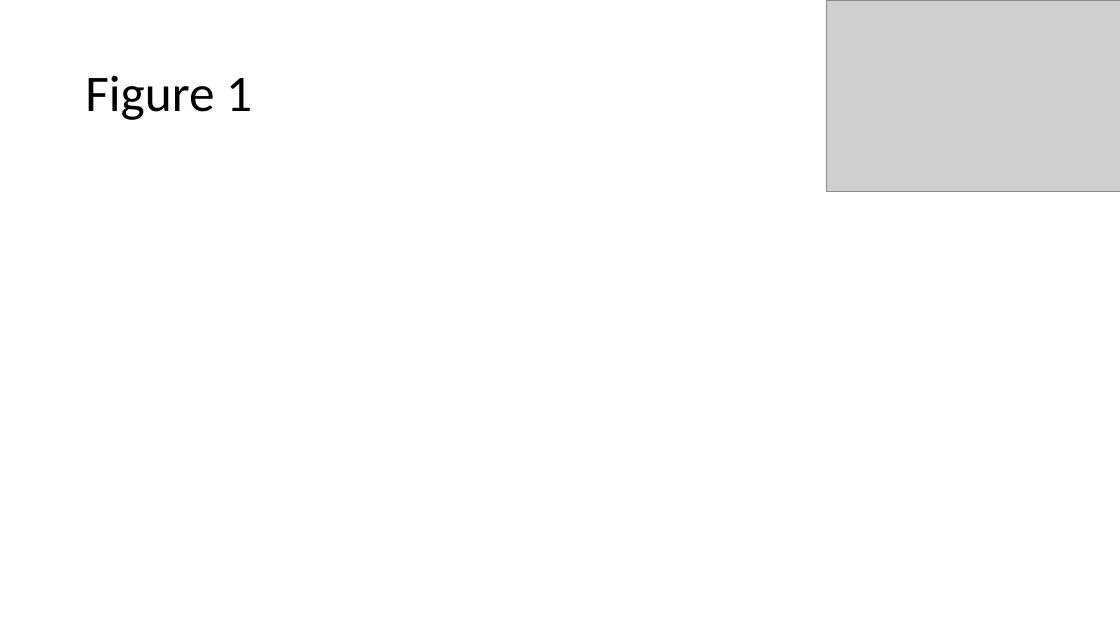
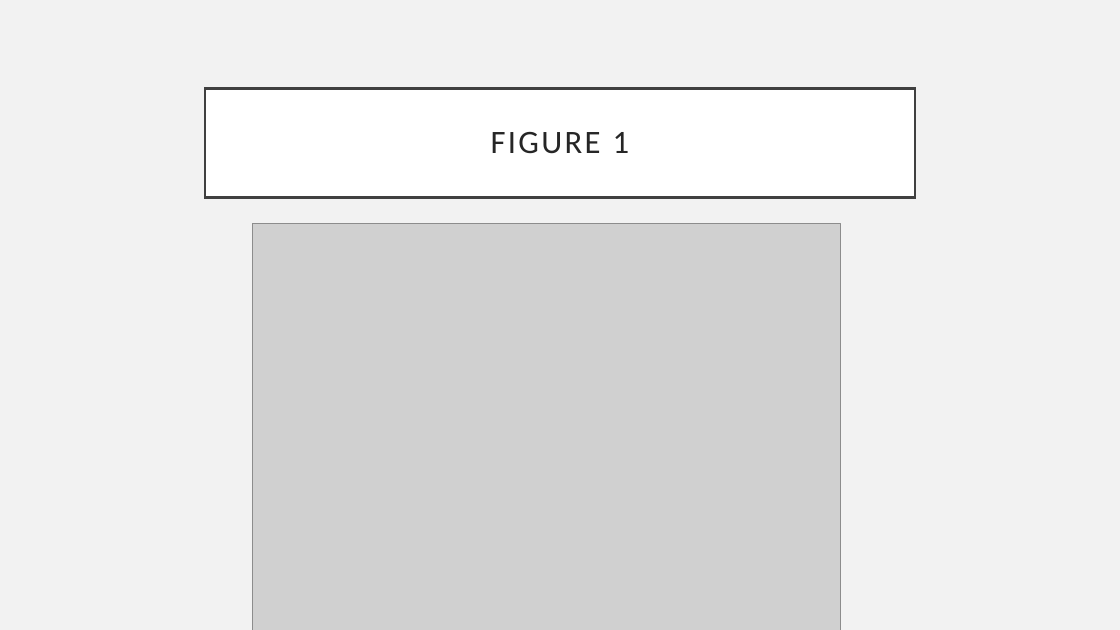
Before and after one commit to smwhikeh/HMS_520_Final_Project_TB, a slide deck: slide 14 of HMS_520_Final_Presentation_Whikehart_Naing.pptx (slide 13 before the commit). Drawn at 1120x630 pixels with LibreOffice and Linux fonts; fonts in the diff are those of the drawing; grey boxes stand for pictures. Boxes give left, top, right and bottom in pixels: in the first picture for what was removed or moved away, otherwise in the second. Text is boxed around its words. In the diff, an @@ line names an element or a change of style, - is before the commit and + after.

```diff
--- a/HMS_520_Final_Presentation_Whikehart_Naing.pptx
+++ b/HMS_520_Final_Presentation_Whikehart_Naing.pptx
@@ background #FFFFFF to #F2F2F2 @@
@@ picture removed at bbox=[826, 0, 1120, 192] @@
@@ title "FIGURE 1": place and size @@
-title "FIGURE 1" at bbox=[85, 75, 252, 120]
+title "FIGURE 1" at bbox=[205, 88, 915, 197]
@@ title "FIGURE 1" at bbox=[205, 88, 915, 197]: fill none to #FFFFFF; outline none to #404040 2.5 pt @@
@@ title at bbox=[491, 132, 630, 154]: text changed; size 44 to 28 pt; text colour #000000 to #262626 @@
-Figure 1
+FIGURE 1
@@ picture added at bbox=[253, 223, 841, 630] @@
```
Also in this commit, not shown: 16 other slides changed, 2 slides added, 1 slide removed, 5 other files.
